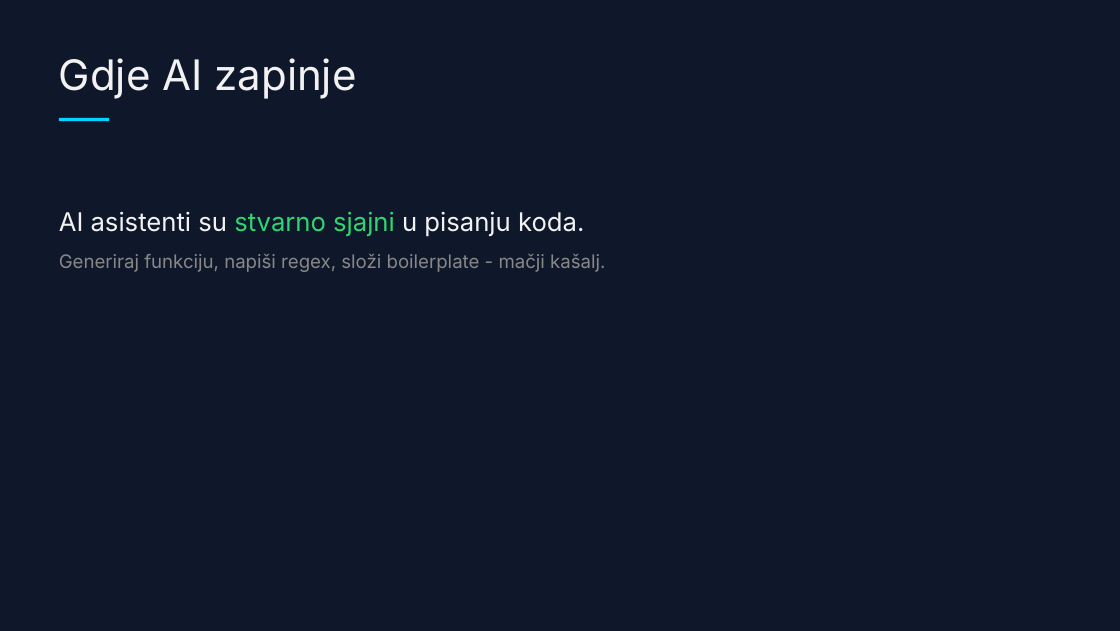
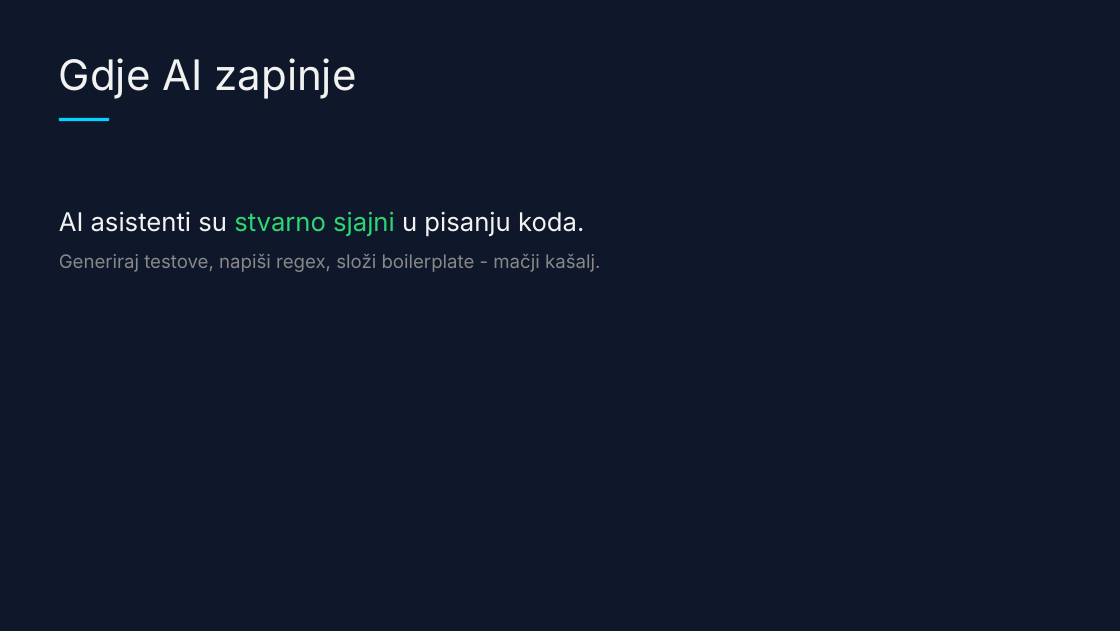
Before and after one commit to doksara/debug-presentation, a slide deck: slide 5 of frontend-arhitektura--dark-tech-with-fsd.pptx. Drawn at 1120x631 pixels with LibreOffice and Linux fonts; fonts in the diff are those of the drawing. Boxes give left, top, right and bottom in pixels: in the first picture for what was removed or moved away, otherwise in the second. Text is boxed around its words. In the diff, an @@ line names an element or a change of style, - is before the commit and + after.

```diff
--- a/frontend-arhitektura--dark-tech-with-fsd.pptx
+++ b/frontend-arhitektura--dark-tech-with-fsd.pptx
@@ text at bbox=[59, 254, 600, 272]: text changed @@
-Generiraj funkciju, napiši regex, složi boilerplate - mačji kašalj.
+Generiraj testove, napiši regex, složi boilerplate - mačji kašalj.
```
Also in this commit, not shown: 12 other slides changed, 4 slides added, 4 slides removed, 2 other files.
